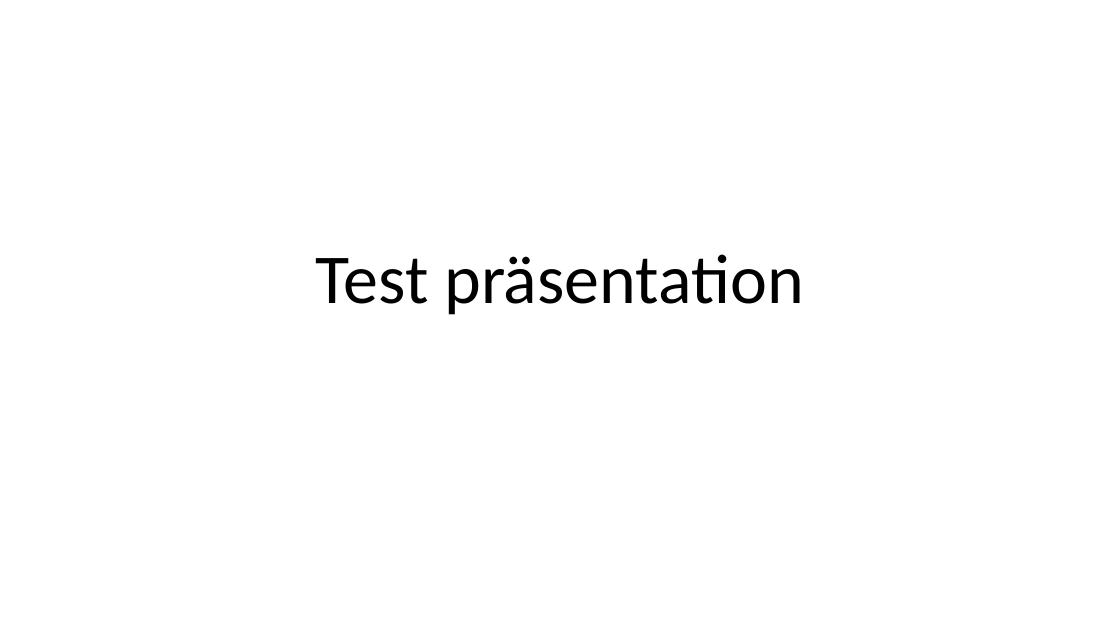
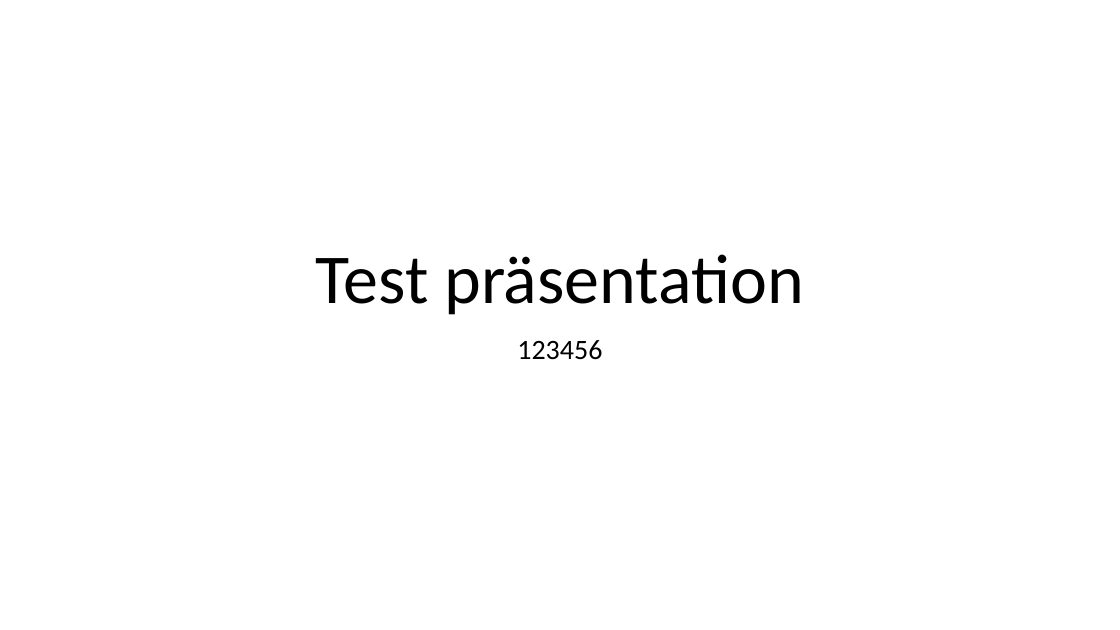
Before and after one commit to LeonSchuster03/git_test, a slide deck: slide 1 of testpp.pptx. Drawn at 1120x630 pixels with LibreOffice and Linux fonts; fonts in the diff are those of the drawing. Boxes give left, top, right and bottom in pixels: in the first picture for what was removed or moved away, otherwise in the second. Text is boxed around its words. In the diff, an @@ line names an element or a change of style, - is before the commit and + after.

Commit message:
changed testpp file #1

```diff
--- a/testpp.pptx
+++ b/testpp.pptx
@@ subtitle added at bbox=[517, 340, 602, 360], 24 pt, text #000000 @@
+123456
```
